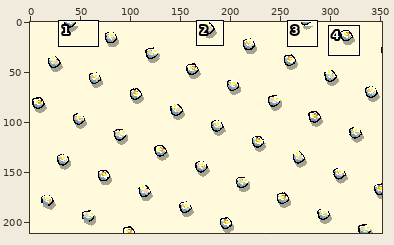
Sprite sheet, stored at Graphics/menu_background1.png. The first picture is a wide view before the edit; the outline marks the close-up.
Close-up. Before the commit:
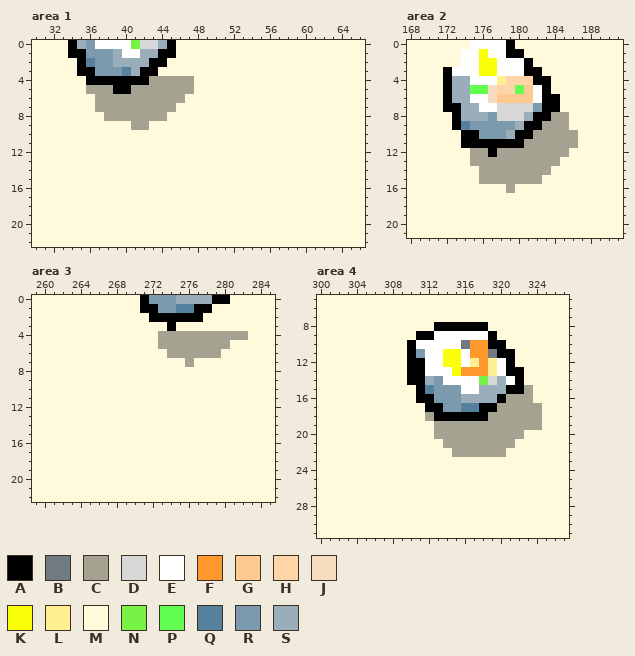
The file is 352x211 pixels. Shown: area 1: x 30..66, y 0..22; area 2: x 168..191, y 0..21; area 3: x 259..285, y 0..22; area 4: x 300..327, y 5..31. The commit also changed other parts of the picture, which this record leaves out.
Palette (. is transparent): A #000000  B #6f7a82  C #a5a292  D #d7d7d7  E #ffffff  F #ff982c  G #ffca92  H #ffd5a8  J #f7dbbe  K #f8ff07  L #ffef92  M #fffadb  N #77f345  P #63ff50  Q #56819e  R #7c9aae  S #9aadba
Pixels before, area 1, first column x 30:
 0 MMMMASREEEENDDSAMMMMMMMMMMMMMMMMMMMMM
 1 MMMMAARRRSEESSAAMMMMMMMMMMMMMMMMMMMMM
 2 MMMMMAQRRSSSSAAMMMMMMMMMMMMMMMMMMMMMM
 3 MMMMMAARRRQSAAMMMMMMMMMMMMMMMMMMMMMMM
 4 MMMMMMAAAAAAACCCCCMMMMMMMMMMMMMMMMMMM
 5 MMMMMMCCCAACCCCCCCMMMMMMMMMMMMMMMMMMM
 6 MMMMMMMCCCCCCCCCCMMMMMMMMMMMMMMMMMMMM
 7 MMMMMMMCCCCCCCCCMMMMMMMMMMMMMMMMMMMMM
 8 MMMMMMMMCCCCCCCMMMMMMMMMMMMMMMMMMMMMM
 9 MMMMMMMMMMMCCMMMMMMMMMMMMMMMMMMMMMMMM
10 MMMMMMMMMMMMMMMMMMMMMMMMMMMMMMMMMMMMM
11 MMMMMMMMMMMMMMMMMMMMMMMMMMMMMMMMMMMMM
12 MMMMMMMMMMMMMMMMMMMMMMMMMMMMMMMMMMMMM
13 MMMMMMMMMMMMMMMMMMMMMMMMMMMMMMMMMMMMM
14 MMMMMMMMMMMMMMMMMMMMMMMMMMMMMMMMMMMMM
15 MMMMMMMMMMMMMMMMMMMMMMMMMMMMMMMMMMMMM
16 MMMMMMMMMMMMMMMMMMMMMMMMMMMMMMMMMMMMM
17 MMMMMMMMMMMMMMMMMMMMMMMMMMMMMMMMMMMMM
18 MMMMMMMMMMMMMMMMMMMMMMMMMMMMMMMMMMMMM
19 MMMMMMMMMMMMMMMMMMMMMMMMMMMMMMMMMMMMM
20 MMMMMMMMMMMMMMMMMMMMMMMMMMMMMMMMMMMMM
21 MMMMMMMMMMMMMMMMMMMMMMMMMMMMMMMMMMMMM
22 MMMMMMMMMMMMMMMMMMMMMMMMMMMMMMMMMMMMM
Pixels before, area 2, first column x 168:
 0 MMMMMMMEEEEAMMMMMMMMMMMM
 1 MMMMMMEEKEEAAMMMMMMMMMMM
 2 MMMMMMEEKKEEEAMMMMMMMMMM
 3 MMMMAEEEKKEEEAAMMMMMMMMM
 4 MMMMASSEEELHHHAAMMMMMMMM
 5 MMMMASSPPJHHPGEAMMMMMMMM
 6 MMMMASSEEJGGGGEAAMMMMMMM
 7 MMMMAASSEEDDDDRAAMMMMMMM
 8 MMMMMASSSRDDDSAACCMMMMMM
 9 MMMMMAQRRRRRSAACCCMMMMMM
10 MMMMMMAARRRSAACCCCCMMMMM
11 MMMMMMAAAAAAACCCCCCMMMMM
12 MMMMMMMCCACCCCCCCCMMMMMM
13 MMMMMMMCCCCCCCCCCMMMMMMM
14 MMMMMMMMCCCCCCCCMMMMMMMM
15 MMMMMMMMCCCCCCCMMMMMMMMM
16 MMMMMMMMMMMCMMMMMMMMMMMM
17 MMMMMMMMMMMMMMMMMMMMMMMM
18 MMMMMMMMMMMMMMMMMMMMMMMM
19 MMMMMMMMMMMMMMMMMMMMMMMM
20 MMMMMMMMMMMMMMMMMMMMMMMM
21 MMMMMMMMMMMMMMMMMMMMMMMM
Pixels before, area 3, first column x 259:
 0 MMMMMMMMMMMMARRRSSSSAAMMMMM
 1 MMMMMMMMMMMMAARRQQAAMMMMMMM
 2 MMMMMMMMMMMMMAAAAAAMMMMMMMM
 3 MMMMMMMMMMMMMMMAMMMMMMMMMMM
 4 MMMMMMMMMMMMMMCCCCCCCCCCMMM
 5 MMMMMMMMMMMMMMCCCCCCCCMMMMM
 6 MMMMMMMMMMMMMMMCCCCCCMMMMMM
 7 MMMMMMMMMMMMMMMMMCMMMMMMMMM
 8 MMMMMMMMMMMMMMMMMMMMMMMMMMM
 9 MMMMMMMMMMMMMMMMMMMMMMMMMMM
10 MMMMMMMMMMMMMMMMMMMMMMMMMMM
11 MMMMMMMMMMMMMMMMMMMMMMMMMMM
12 MMMMMMMMMMMMMMMMMMMMMMMMMMM
13 MMMMMMMMMMMMMMMMMMMMMMMMMMM
14 MMMMMMMMMMMMMMMMMMMMMMMMMMM
15 MMMMMMMMMMMMMMMMMMMMMMMMMMM
16 MMMMMMMMMMMMMMMMMMMMMMMMMMM
17 MMMMMMMMMMMMMMMMMMMMMMMMMMM
18 MMMMMMMMMMMMMMMMMMMMMMMMMMM
19 MMMMMMMMMMMMMMMMMMMMMMMMMMM
20 MMMMMMMMMMMMMMMMMMMMMMMMMMM
21 MMMMMMMMMMMMMMMMMMMMMMMMMMM
22 MMMMMMMMMMMMMMMMMMMMMMMMMMM
Pixels before, area 4, first column x 300:
 5 MMMMMMMMMMMMMMMMMMMMMMMMMMMM
 6 MMMMMMMMMMMMMMMMMMMMMMMMMMMM
 7 MMMMMMMMMMMMMMMMMMMMMMMMMMMM
 8 MMMMMMMMMMMMMAAAAAAMMMMMMMMM
 9 MMMMMMMMMMMAAEEEEEEAMMMMMMMM
10 MMMMMMMMMMAEEEEEBFFAAMMMMMMM
11 MMMMMMMMMMAREEKKEFFBAAMMMMMM
12 MMMMMMMMMMAAEEKKELFLEAMMMMMM
13 MMMMMMMMMMAAEEEKFFFLEAAMMMMM
14 MMMMMMMMMMAASREEEENDSEAMMMMM
15 MMMMMMMMMMMAQRRREESSSAACMMMM
16 MMMMMMMMMMMAARRRSSSSACCCMMMM
17 MMMMMMMMMMMMAARRQQAACCCCCMMM
18 MMMMMMMMMMMMCAAAAAACCCCCCMMM
19 MMMMMMMMMMMMMCCCCCCCCCCCCMMM
20 MMMMMMMMMMMMMCCCCCCCCCCMMMMM
21 MMMMMMMMMMMMMMCCCCCCCCMMMMMM
22 MMMMMMMMMMMMMMMCCCCCCMMMMMMM
23 MMMMMMMMMMMMMMMMMMMMMMMMMMMM
24 MMMMMMMMMMMMMMMMMMMMMMMMMMMM
25 MMMMMMMMMMMMMMMMMMMMMMMMMMMM
26 MMMMMMMMMMMMMMMMMMMMMMMMMMMM
27 MMMMMMMMMMMMMMMMMMMMMMMMMMMM
28 MMMMMMMMMMMMMMMMMMMMMMMMMMMM
29 MMMMMMMMMMMMMMMMMMMMMMMMMMMM
30 MMMMMMMMMMMMMMMMMMMMMMMMMMMM
31 MMMMMMMMMMMMMMMMMMMMMMMMMMMM
Once edited:
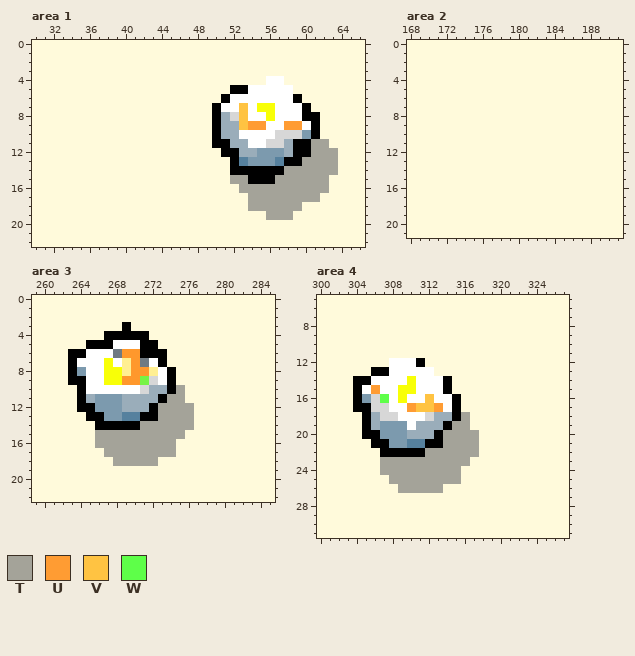
Colours new in this view: T #a4a399  U #ff9c33  V #ffc342  W #5eff49
Difference:
Changed rows in their new state; - is an unchanged pixel.
Area 1:
first column x 34:
 0 MMMMMMMMMMMM------------------
 1 MMMMMMMMMMMM------------------
 2 -MMMMMMMMMM-------------------
 3 -MMMMMMMMM--------------------
 4 --MMMMMMMMMMMM--------EE------
 5 --MMMMMMMMMMMM----AAEEEEE-----
 6 ---MMMMMMMMMM----AEEEEEEEA----
 7 ---MMMMMMMMM----AEEVEKKEEEA---
 8 ----MMMMMMM-----ASDVEEKEEEAA--
 9 -------MM-------ASSVUUEEUUEA--
10 ----------------ASSEEEEDDDRA--
11 ----------------AASSEEDDSAATT-
12 -----------------AASSRRRSAATTT
13 ------------------AQRRRQAATTTT
14 ------------------AAAAAATTTTTT
15 ------------------TTAAATTTTTT-
16 -------------------TTTTTTTTTT-
17 --------------------TTTTTTTT--
18 --------------------TTTTTT----
19 ----------------------TTT-----
Area 2:
first column x 172:
 0 ---MMMMM-------
 1 --MMMMMMM------
 2 --MMMMMMMM-----
 3 MMMMMMMMMMM----
 4 MMMMMMMMMMMM---
 5 MMMMMMMMMMMM---
 6 MMMMMMMMMMMMM--
 7 MMMMMMMMMMMMM--
 8 -MMMMMMMMMMMMM-
 9 -MMMMMMMMMMMMM-
10 --MMMMMMMMMMMMM
11 --MMMMMMMMMMMMM
12 ---MMMMMMMMMMM-
13 ---MMMMMMMMMM--
14 ----MMMMMMMM---
15 ----MMMMMMM----
16 -------M-------
Area 3:
first column x 263:
 0 --------MMMMMMMMMM--
 1 --------MMMMMMMM----
 2 ---------MMMMMM-----
 3 ------A----M--------
 4 ----AAAAA-MMMMMMMMMM
 5 --AAAEEEAAMMMMMMMM--
 6 AAEEEBFFAAAMMMMMM---
 7 AEEEKELFBEA--M------
 8 AREEKKLFFLEA--------
 9 AAEEKKFFNDEA--------
10 -AEEEEEEDSSAT-------
11 -ASRRRSSSSATT-------
12 -AARRRSSSATTTT------
13 --AARRQQAATTTT------
14 ---AAAAATTTTTT------
15 ---TTTTTTTTTT-------
16 ---TTTTTTTTT--------
17 ----TTTTTTTT--------
18 -----TTTTT----------
Area 4:
first column x 304:
 8 ---------MMMMMM------
 9 -------MMMMMMMMM-----
10 ------MMMMMMMMMMM----
11 ------MMMMMMMMMMMM---
12 ----EEE-MMMMMMMMMM---
13 --AAEEEE-MMMMMMMMMM--
14 AAEEEEKEEEAMMMMMMMM--
15 AEUEEKKEEEAMMMMMMMMM-
16 ARDWEKEEVEEAMMMMMMMM-
17 AADDEEUVVUEAMMMMMMMMM
18 -ASDDEEEDSS-TMMMMMMMM
19 -ASRRRESSSATTMMMMMMMM
20 -AARRRSSSATTTTMMMMM--
21 --AARRQQAATTTTMMMM---
22 ---AAAAATTTTTTMMM----
23 ---TTTTTTTTTT--------
24 ---TTTTTTTTT---------
25 ----TTTTTTTT---------
26 -----TTTTT-----------
Boxes around the changes in both close-ups, in picture pixels (x1, y1, x2, y2):
changed: (68, 40, 338, 220)
changed: (443, 40, 578, 193)
changed: (68, 295, 248, 466)
changed: (353, 322, 542, 493)
